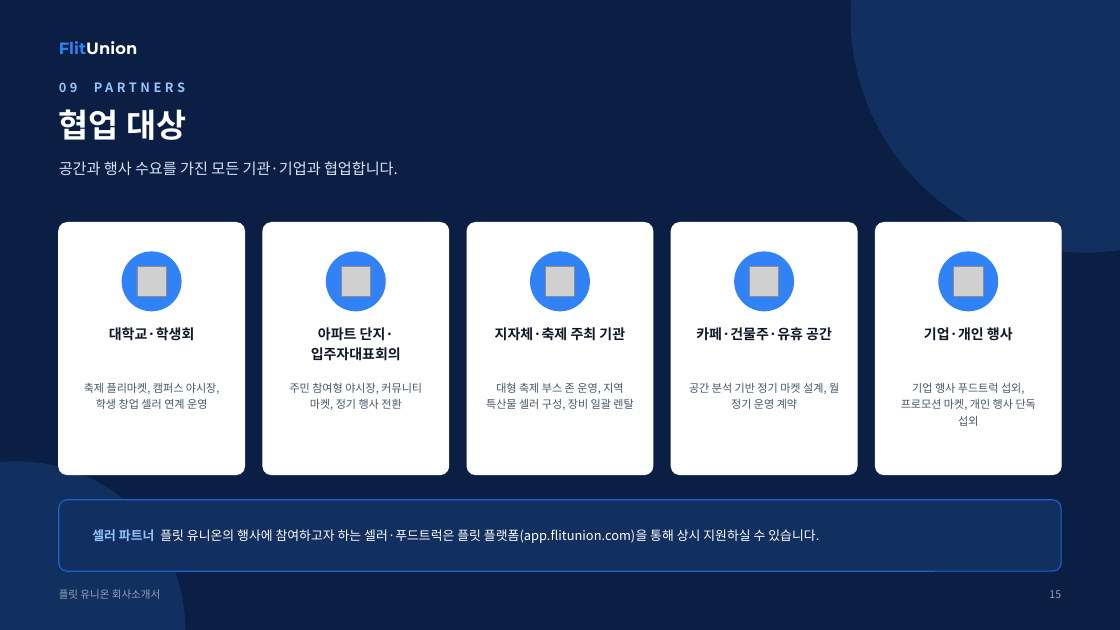
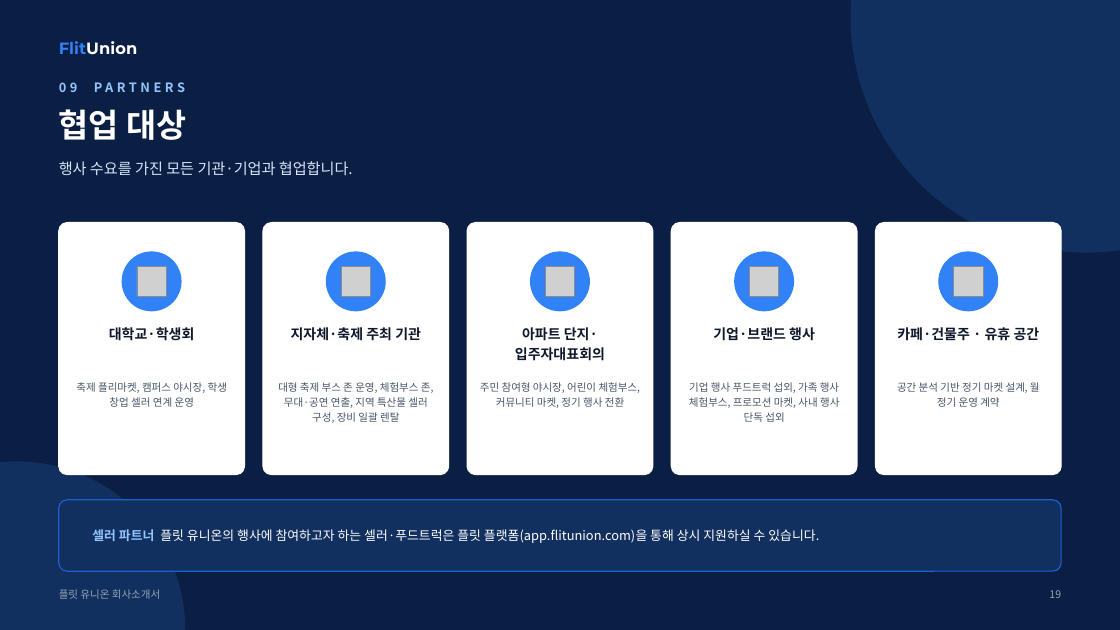
Before and after one commit to leearo9528-creator/Flitunion, a slide deck: slide 19 of docs/flitunion-company-profile.pptx (slide 15 before the commit). Drawn at 1120x630 pixels with LibreOffice and Linux fonts; fonts in the diff are those of the drawing; grey boxes stand for pictures. Boxes give left, top, right and bottom in pixels: in the first picture for what was removed or moved away, otherwise in the second. Text is boxed around its words. In the diff, an @@ line names an element or a change of style, - is before the commit and + after.

```diff
--- a/docs/flitunion-company-profile.pptx
+++ b/docs/flitunion-company-profile.pptx
@@ text at [59,161,353,175]: text changed @@
-공간과 행사 수요를 가진 모든 기관·기업과 협업합니다.
+행사 수요를 가진 모든 기관·기업과 협업합니다.
@@ text at [291,327,421,341]: text changed @@
-아파트 단지·입주자대표회의
+지자체·축제 주최 기관
@@ text at [515,327,605,361]: text changed @@
-지자체·축제 주최 기관
+아파트 단지·입주자대표회의
@@ text at [713,327,815,341]: text changed @@
-카페·건물주·유휴 공간
+기업·브랜드 행사
@@ text at [897,327,1040,341]: text changed @@
-기업·개인 행사
+카페·건물주 · 유휴 공간
@@ text "축제 플리마켓, 캠퍼스 야시장, 학생 ..." at [76,382,227,407]: size 9.5 to 9 pt; line spacing 1.25 to 1.2 @@
@@ text at [278,382,434,423]: text changed; size 9.5 to 9 pt @@
-주민 참여형 야시장, 커뮤니티 마켓, 정기 행사 전환
+대형 축제 부스 존 운영, 체험부스 존, 무대·공연 연출, 지역 특산물 셀러 구성, 장비 일괄 렌탈
@@ text at [480,382,641,408]: text changed; size 9.5 to 9 pt @@
-대형 축제 부스 존 운영, 지역 특산물 셀러 구성, 장비 일괄 렌탈
+주민 참여형 야시장, 어린이 체험부스, 커뮤니티 마켓, 정기 행사 전환
@@ text at [689,382,839,422]: text changed; size 9.5 to 9 pt @@
-공간 분석 기반 정기 마켓 설계, 월 정기 운영 계약
+기업 행사 푸드트럭 섭외, 가족 행사 체험부스, 프로모션 마켓, 사내 행사 단독 섭외
@@ text at [897,382,1040,407]: text changed; size 9.5 to 9 pt @@
-기업 행사 푸드트럭 섭외, 프로모션 마켓, 개인 행사 단독 섭외
+공간 분석 기반 정기 마켓 설계, 월 정기 운영 계약
```
Also in this commit, not shown: 16 other slides changed, 4 slides added, 4 other files.
